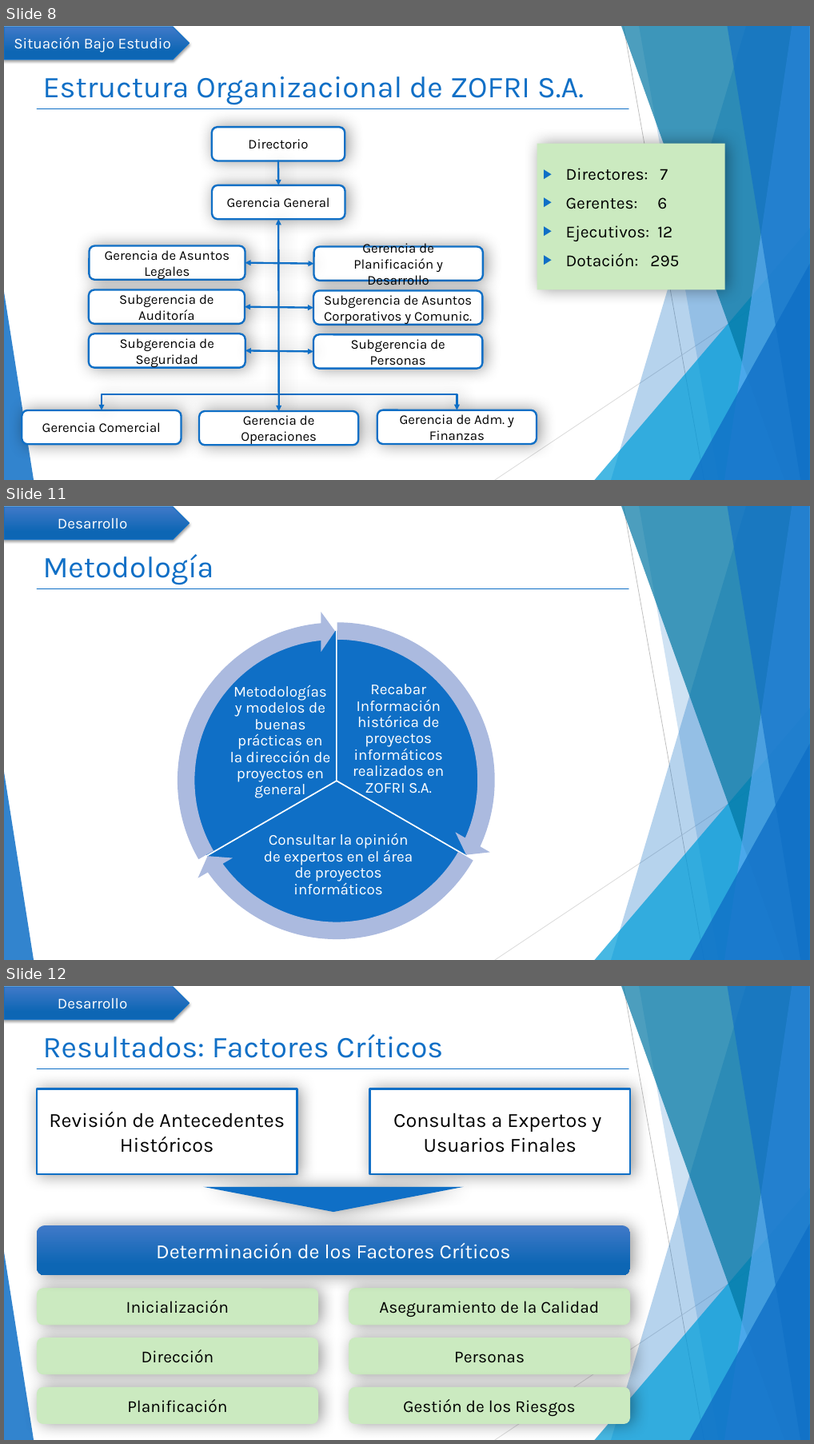
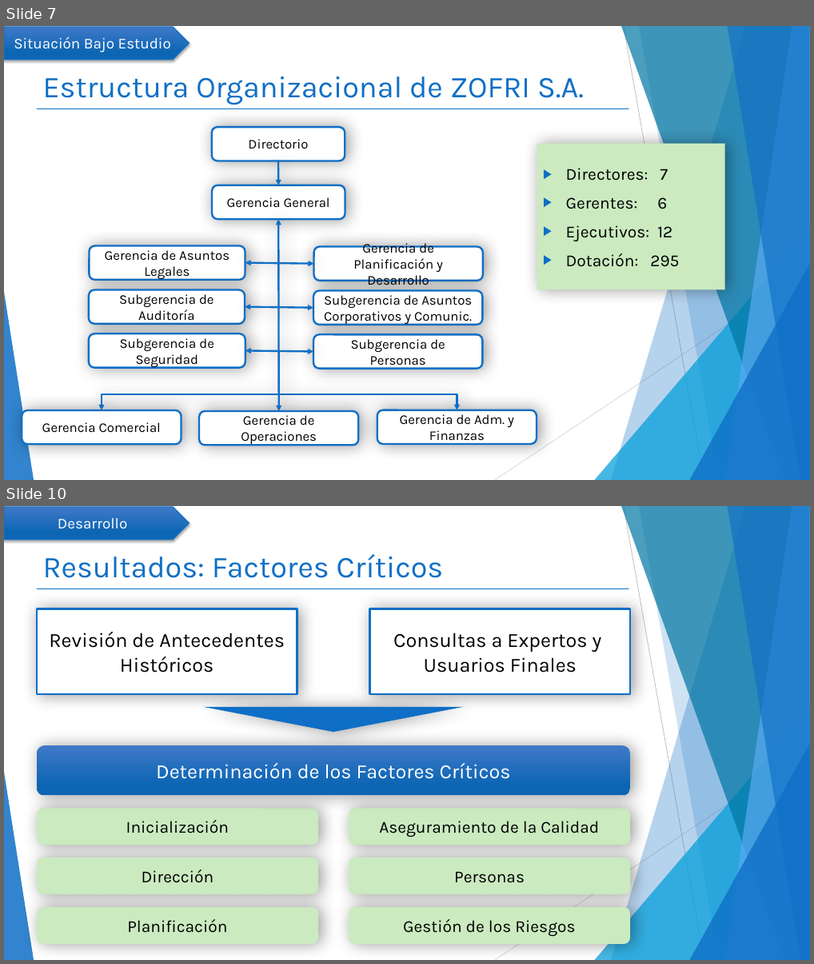
Before and after one commit to mcamara75/tituloUnap, a slide deck: 2018/TT IQQ 2018 Camara y Garay.pptx. Shown one above the other, each under a label of ours: slides 8, 11 and 12 before the commit, slides 7 and 10 after it; the slides between them are not shown. The pictures are 814x1444 and 814x964 pixels, drawn with LibreOffice and Linux fonts; fonts in the diff are those of the drawing. Boxes give left, top, right and bottom in pixels: in the first picture for what was removed or moved away, otherwise in the second. Text is boxed around its words. In the diff, an @@ line names an element or a change of style, - is before the commit and + after.

```diff
--- a/2018/TT IQQ 2018 Camara y Garay.pptx
+++ b/2018/TT IQQ 2018 Camara y Garay.pptx
@@ slide 11 removed at [4, 506, 810, 960], background #FFFFFF; not listed: 11 template elements that a slide beside it also shows @@
@@ pentagon arrow removed at [4, 507, 189, 540] @@
-Desarrollo
@@ title removed at [43, 554, 214, 585] @@
-Metodología
@@ circular arrow removed at [166, 612, 504, 949] @@
@@ circular arrow removed at [168, 611, 506, 949] @@
@@ circular arrow removed at [168, 612, 506, 950] @@
@@ pie slice (boxed as its full ellipse) removed at [186, 630, 487, 932] @@
@@ pie slice (boxed as its full ellipse) removed at [186, 630, 487, 932] @@
@@ pie slice (boxed as its full ellipse) removed at [186, 630, 487, 932] @@
@@ text removed at [230, 684, 330, 799] @@
-Metodologías y modelos de buenas prácticas en la dirección de proyectos en general
@@ text removed at [353, 684, 444, 797] @@
-Recabar Información histórica de proyectos informáticos realizados en ZOFRI S.A.
@@ text removed at [264, 832, 413, 895] @@
-Consultar la opinión de expertos en el área de proyectos informáticos
@@ what was slide 8 is now slide 7 @@
@@ what was slide 12 is now slide 10 @@
```
Also in this commit, not shown: 4 slides changed, 1 slide added, 2 other slides removed.
